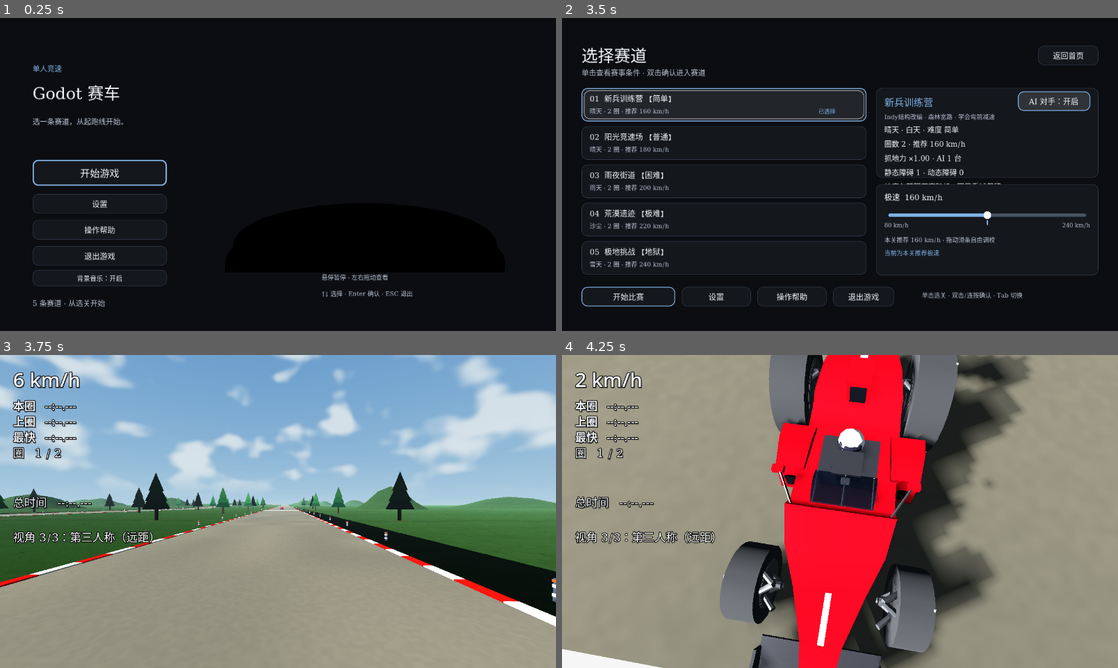
Above: before the commit, frames 1-4 (two rows, left to right).
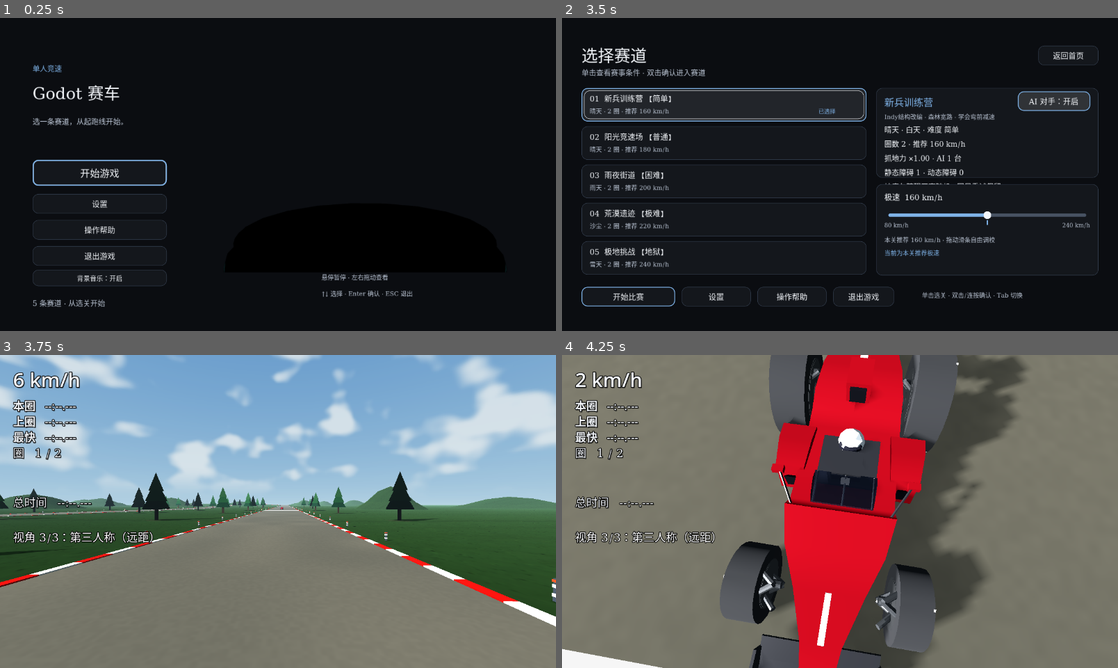
Above: after the commit, the same moments.

Repository: QieRong/godot-racer
Game: Godot game, scene res://scenes/menu.tscn
The game is run twice, just before and just after one commit, with the same random seed, the same clock (stepped at 60 frames per second) and the same inputs. Sound files missing from this copy of the repository are replaced by a short silence.
Inputs (mouse positions are in pixels of both pictures, inside the frame that each line leads up to):
- Up to frame 1 (0.25 s): no input
- Up to frame 2 (3.5 s): click "开始游戏" at 0.5 s; click "返回首页" at 1.25 s; click "开始游戏" at 2 s; click (723, 105) at 2.75 s
- Up to frame 3 (3.75 s): click "开始比赛" at 3.5 s
- Up to frame 4 (4.25 s): no input

Frames 1-2 are identical in both runs. In frame 3, 40% of the frame differs, in the area x 0-100%, y 44-100%; in frame 4, 80%, in the area x 0-100%, y 0-100%.

Commit message:
fix: remove flat verge shadow artifacts and shade scenery consistently

Diff:
--- a/godot-racer/scripts/boundary_delineators.gd
+++ b/godot-racer/scripts/boundary_delineators.gd
@@ -86,5 +86,5 @@
 	var visual:=MultiMeshInstance3D.new()
 	visual.name=label
 	visual.multimesh=batch
-	visual.cast_shadow=GeometryInstance3D.SHADOW_CASTING_SETTING_OFF
+	visual.cast_shadow=GeometryInstance3D.SHADOW_CASTING_SETTING_ON
 	add_child(visual)
--- a/godot-racer/scripts/track_elevation.gd
+++ b/godot-racer/scripts/track_elevation.gd
@@ -78,7 +78,7 @@
 		p + side*lateral + Vector3.UP*track.road_lift)
 
 static func build_verges(track: Node3D, material: Material) -> void:
-	# 护栏外路肩与边坡落到已有地面，视觉/碰撞使用同一个mesh。
+	# 护栏外路肩与边坡共用采样；碰撞保留全部面，视觉省去地面已覆盖的平段。
 	var st := SurfaceTool.new()
 	st.begin(Mesh.PRIMITIVE_TRIANGLES)
 	var steps := ceili(track.road_length()/4.0)
@@ -90,10 +90,13 @@
 			var ra := _verge_ring(track, a, sign_i)
 			var rb := _verge_ring(track, b, sign_i)
 			for j in range(2):
-				for p in [ra[j], rb[j], rb[j+1], ra[j], rb[j+1], ra[j+1]]:
-					faces.append(p)
-					st.set_uv(Vector2(p.x, p.z)/24.0)
-					st.add_vertex(p)
+				for triangle in [[ra[j], rb[j], rb[j+1]], [ra[j], rb[j+1], ra[j+1]]]:
+					var visible_above_ground: bool = maxf(triangle[0].y, maxf(triangle[1].y, triangle[2].y)) > 0.02
+					for p: Vector3 in triangle:
+						faces.append(p)
+						if visible_above_ground:
+							st.set_uv(Vector2(p.x, p.z)/24.0)
+							st.add_vertex(p)
 	st.generate_normals()
 	var mesh := st.commit()
 	var visual := MeshInstance3D.new()
--- a/godot-racer/scripts/track_generator.gd
+++ b/godot-racer/scripts/track_generator.gd
@@ -639,6 +639,8 @@
 
 	var mi := MeshInstance3D.new()
 	mi.name = "GroundMesh"
+	# 底板只接收车/场景投影；贴地路肩不能被这块巨大底板反向遮蔽。
+	mi.cast_shadow = GeometryInstance3D.SHADOW_CASTING_SETTING_OFF
 	var box_mesh := BoxMesh.new()
 	box_mesh.size = Vector3(size, 0.4, size)
 	mi.mesh = box_mesh
--- a/godot-racer/scripts/track_scenery.gd
+++ b/godot-racer/scripts/track_scenery.gd
@@ -12,10 +12,7 @@
 func build(track: Node3D, cfg: Resource) -> void:
 	_store_focus=track.get_parent().get_node_or_null("RaceCar")
 	_tint_ground(track, cfg)
-	if cfg.weather_type=="rain":
-		# track.tscn自带预览太阳，主场景的天气设置不会覆盖它；雨夜必须一并关闭。
-		var preview_sun := track.get_node_or_null("Sun") as DirectionalLight3D
-		if preview_sun!=null: preview_sun.light_energy=0.0
+	_configure_shadows(track, cfg)
 	var asset := "pine_tree"
 	var spacing := 35.0
 	var scale_factor := 1.8
@@ -171,8 +168,30 @@
 	var verges := track.find_child("ElevationVerges", false, false) as MeshInstance3D
 	if verges != null and verges.material_override is StandardMaterial3D:
 		verges.material_override.albedo_color = material.albedo_color
+		verges.material_override.albedo_texture = material.albedo_texture
 		verges.material_override.specular_mode=BaseMaterial3D.SPECULAR_DISABLED
 	preload("res://scripts/road_surface.gd").apply(track,cfg)
+
+
+func _configure_shadows(track: Node3D, cfg: Resource) -> void:
+	var sun := track.get_parent().get_node_or_null("Sun") as DirectionalLight3D
+	var preview := track.get_node_or_null("Sun") as DirectionalLight3D
+	if sun == null: return # Track独立预览仍使用自己的太阳。
+	if preview != null:
+		# 合并同方向预览光，保留原总照度与加权颜色，仅主太阳生成全场阴影。
+		if cfg.weather_type != "rain":
+			var energy := sun.light_energy + preview.light_energy
+			if energy > 0.0:
+				sun.light_color = (sun.light_color * sun.light_energy + preview.light_color * preview.light_energy) / energy
+				sun.light_energy = energy
+		preview.light_energy = 0.0
+		preview.shadow_enabled = false
+	sun.shadow_enabled = true
+	sun.directional_shadow_max_distance = 150.0
+	sun.directional_shadow_blend_splits = true
+	# Compatibility支持的PCF柔化与透明度；环境冷色补光自然形成雨雪阴影底色。
+	sun.shadow_opacity = 0.30 if cfg.weather_type == "rain" else (0.45 if cfg.weather_type == "snow" else 0.80)
+	sun.shadow_blur = 2.0 if cfg.weather_type == "rain" else (1.6 if cfg.weather_type == "snow" else 1.0)
 
 func _stamp(asset: String, placements: Array[Transform3D], destination: Node3D = null,
 		visibility: float = 350.0, material_theme: String = "") -> void:
@@ -225,7 +244,7 @@
 		if not material_theme.is_empty(): instance.material_override=null
 		instance.position = center
 		instance.visibility_range_end = visibility
-		instance.cast_shadow = GeometryInstance3D.SHADOW_CASTING_SETTING_OFF
+		instance.cast_shadow = GeometryInstance3D.SHADOW_CASTING_SETTING_ON
 		if destination == null: add_child(instance)
 		else: destination.add_child(instance)
 		if destination!=null and destination.get_meta("asset","")=="konbini_aoi_01":
@@ -279,5 +298,5 @@
 		for i in range(transforms[k].size()): batches[k].set_instance_transform(i, transforms[k][i])
 		var instance := MultiMeshInstance3D.new()
 		instance.multimesh = batches[k]
-		instance.cast_shadow = GeometryInstance3D.SHADOW_CASTING_SETTING_OFF
+		instance.cast_shadow = GeometryInstance3D.SHADOW_CASTING_SETTING_ON
 		add_child(instance)
--- /dev/null
+++ b/godot-racer/tests/shadow_safety_test.gd
@@ -0,0 +1,109 @@
+extends SceneTree
+## 渲染/结构专项；不改变赛道公式、碰撞、驾驶或既有装配超时门。
+var passed := 0
+var failed := 0
+var output := ""
+var level := 0
+
+func _initialize() -> void:
+	for arg in OS.get_cmdline_user_args():
+		if arg.begins_with("--evidence-dir="): output = arg.get_slice("=", 1)
+		if arg.begins_with("--level="): level = int(arg.get_slice("=", 1))
+	call_deferred("run")
+
+func check(ok: bool, message: String) -> void:
+	if ok: passed += 1
+	else: failed += 1
+	print("SHADOW_ASSERT %s %s" % ["PASS" if ok else "FAIL", message])
+
+func frame_image(label: String) -> Image:
+	for i in range(4): await process_frame
+	await RenderingServer.frame_post_draw
+	var image := root.get_texture().get_image()
+	image.save_png(output.path_join(label + ".png"))
+	return image
+
+func run() -> void:
+	var state := root.get_node("GameState")
+	state.chosen_level = level
+	state.settings_path = output.path_join("settings.cfg")
+	state.ai_enabled = false
+	root.size = Vector2i(1280, 720)
+	change_scene_to_file("res://scenes/main.tscn")
+	var started := Time.get_ticks_msec()
+	while Time.get_ticks_msec() - started < 90000:
+		await process_frame
+		if current_scene != null and current_scene.get("_setup_done") == true: break
+	if current_scene == null or current_scene.get("_setup_done") != true:
+		check(false, "诊断90秒装配失败；不替代30秒生命周期门")
+		quit(1)
+		return
+	var scene := current_scene
+	var track: Node3D = scene.get_node("Track")
+	var ground := track.find_child("GroundMesh", true, false) as MeshInstance3D
+	check(ground.cast_shadow == GeometryInstance3D.SHADOW_CASTING_SETTING_OFF, "大地面只接收阴影，避免贴地路肩自遮蔽")
+	var verge := track.get_node("ElevationVerges") as MeshInstance3D
+	var arrays := verge.mesh.surface_get_arrays(0)
+	var vertices: PackedVector3Array = arrays[Mesh.ARRAY_VERTEX]
+	var duplicate_flat := 0
+	for i in range(0, vertices.size(), 3):
+		if maxf(vertices[i].y, maxf(vertices[i+1].y, vertices[i+2].y)) <= 0.02: duplicate_flat += 1
+	check(duplicate_flat == 0, "可见路肩不保留与地面重合的平段三角形")
+	check(verge.material_override.albedo_texture == ground.material_override.albedo_texture, "坡面使用本关地表贴图")
+	var batches := scene.get_node("TrackScenery").find_children("*", "MultiMeshInstance3D", true, false)
+	var models := 0
+	var disabled := 0
+	for batch in batches:
+		if batch.get("multimesh") != null:
+			models += 1
+			if batch.cast_shadow != GeometryInstance3D.SHADOW_CASTING_SETTING_ON: disabled += 1
+	check(models > 0 and disabled == 0, "场景合批模型全部启用投影：%d批/%d关闭" % [models, disabled])
+	var active_suns := 0
+	for light in scene.find_children("*", "DirectionalLight3D", true, false):
+		if light.light_energy > 0.0 and light.shadow_enabled: active_suns += 1
+	check(active_suns == 1, "仅一个主方向光负责全场投影，独立预览太阳不叠加")
+	var sun := scene.get_node("Sun") as DirectionalLight3D
+	var weather: String = state.current_level().weather_type
+	check(sun.shadow_enabled and (sun.shadow_opacity < 0.65 if weather in ["rain", "snow"] else sun.shadow_opacity >= 0.65),
+		"雨雪阴影较淡，晴天保留明确投影")
+	check(sun.shadow_blur > 1.0 if weather in ["rain", "snow"] else sun.shadow_blur >= 1.0, "雨雪阴影采用较柔边界")
+	if DisplayServer.get_name() != "headless":
+		# 镜头继承暂停：必须等真实GO，不能在倒计时暂停树中拿旧朝向截图。
+		while state.call("phase_name") != "RACING" and Time.get_ticks_msec() - started < 90000:
+			await process_frame
+		check(state.call("phase_name") == "RACING", "真实GO后截图，镜头已恢复处理")
+		for i in range(4): await process_frame
+		var car: VehicleBody3D = scene.get_node("RaceCar")
+		car.freeze = true
+		var original := car.global_transform
+		var camera: Camera3D = scene.get_node("ChaseCamera")
+		for arc in [0.0, track.road_length() * 0.55, 0.0]:
+			if arc == 0.0: car.global_transform = original
+			else:
+				var road_frame: Transform3D = track.surface_frame(arc, 0.0)
+				car.global_transform = Transform3D(road_frame.basis * Basis(Vector3.UP, PI), road_frame.origin + Vector3.UP * 0.55)
+			camera.call("set_view_mode", 2)
+			var label := "start" if arc == 0.0 else "middle"
+			if FileAccess.file_exists(output.path_join(label + ".png")): label = "return-start"
+			await frame_image(label)
+			camera.set_process(false)
+			var pose := camera.global_transform
+			for i in range(3):
+				camera.global_position = pose.origin + Vector3(0.02 * i, 0, 0)
+				await frame_image(label + "-jitter-%d" % i)
+			camera.set_process(true)
+		# 单独去掉模型投影，保留车影：人工图像对照能检验新增树/建筑阴影。
+		for batch in batches: batch.cast_shadow = GeometryInstance3D.SHADOW_CASTING_SETTING_OFF
+		await frame_image("models-no-shadow-control")
+		for batch in batches: batch.cast_shadow = GeometryInstance3D.SHADOW_CASTING_SETTING_ON
+		var t := Time.get_ticks_usec()
+		for i in range(30): await process_frame
+		print("SHADOW_RENDER_SAMPLE_MS ", float(Time.get_ticks_usec()-t)/30000.0)
+	var music := state.find_child("MenuMusic", false, false)
+	if music != null: await music.call("shutdown_and_wait")
+	current_scene = null
+	scene.free()
+	await process_frame
+	await process_frame
+	print("SHADOW_COMPLETE PASS=%d FAIL=%d" % [passed, failed])
+	quit(0 if failed == 0 else 1)
Not shown, added: godot-racer/tests/shadow_safety_test.gd.uid
Not shown, changed: godot-racer/docs/current-status.md
